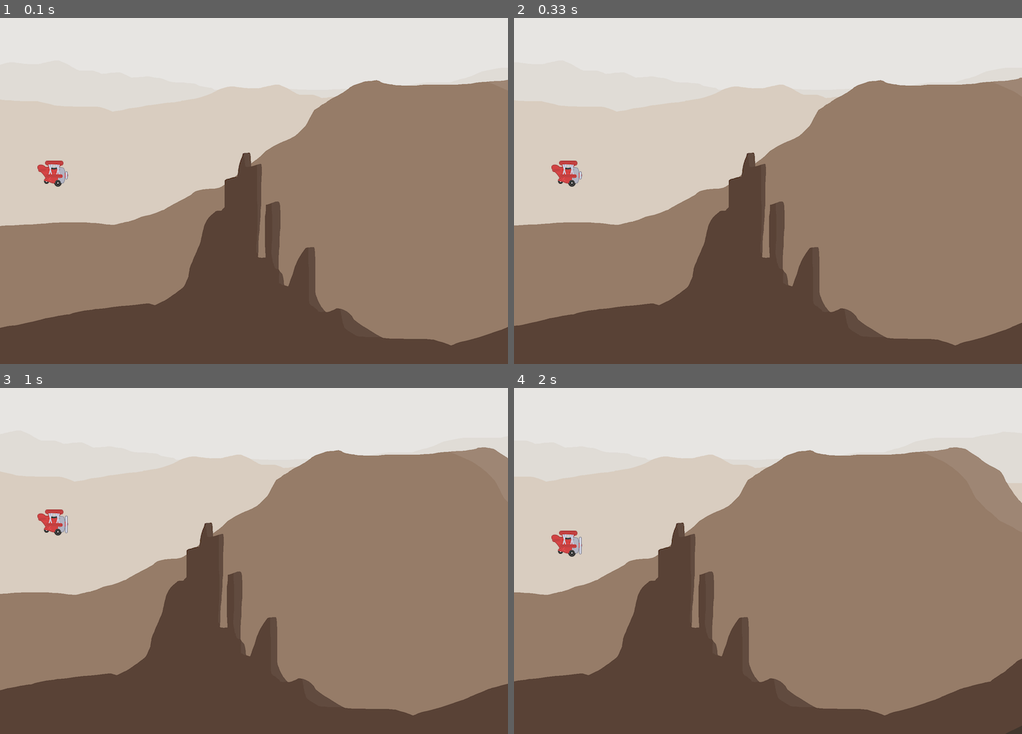
Above: before the commit, frames 1-4 (two rows, left to right).
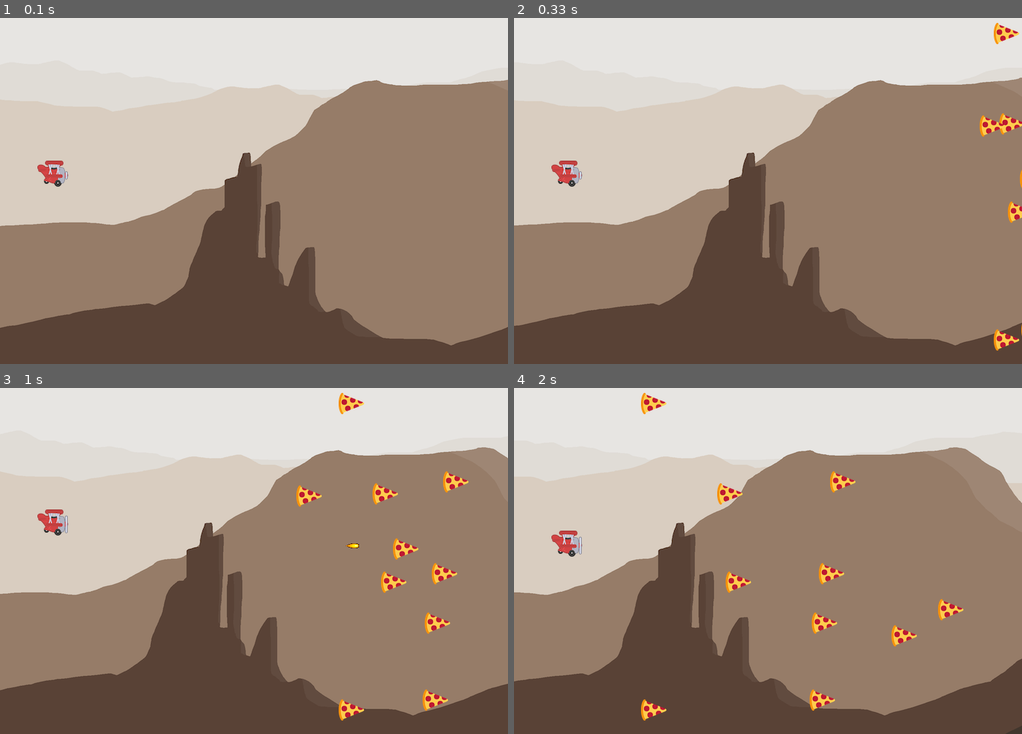
Above: after the commit, the same moments.

Repository: kantel/pygameprojects
Game: pygame game, started from pizzaplane/pizzaplane01.py
Two runs of this game, one before a commit and one after it. Both use one fixed random seed, a clock stepped at 60 frames per second and the inputs below.
Inputs:
- Up to frame 1 (0.1 s): no input
- Up to frame 2 (0.33 s): no input
- Up to frame 3 (1 s): hold Right 0.33-0.8 s; hold Up from 0.83 s (still down)
- Up to frame 4 (2 s): release Up at 1.13 s; hold Right 1.17-1.63 s; hold Down 1.67-1.97 s

Frame 1 is identical in both runs. In frame 2, 0.8% of the frame differs, in the area x 91-100%, y 1-97%; in frame 3, 1.7%, in the area x 58-93%, y 1-97%; in frame 4, 1.7%.

Commit message:
Update pizzaplane01.py

Diff:
--- a/pizzaplane/pizzaplane01.py
+++ b/pizzaplane/pizzaplane01.py
@@ -1,5 +1,6 @@
 import pygame
 from pygame.locals import *
+from random import randint
 import os
 import sys
 
@@ -9,10 +10,11 @@
 # Konstanten deklarieren
 WIDTH, HEIGHT = 720, 520
 BG_WIDTH = 1664
-TITLE = "Pizza Plane Stage 1"
+TITLE = "Pizza Plane Stage 2: Pizza, Pizza!"
 FPS = 60
 ANIM = 4 # Animation cycle
 UPDOWN = 3
+NO_ENEMIES = 10
 
 # Farben
 BG_COLOR = (231, 229, 226) # Wüstenhimmel
@@ -34,6 +36,45 @@
         self.rect.x = self.x
         if self.x <= -BG_WIDTH:
             self.x = BG_WIDTH
+
+class Missile(pygame.sprite.Sprite):
+
+    def __init__(self, _x, _y):
+        pygame.sprite.Sprite.__init__(self)
+        self.image = pygame.image.load(os.path.join(DATAPATH, "missile.png"))
+        self.rect = self.image.get_rect()
+        self.rect.x = _x
+        self.rect.y = _y
+        self.speed = 10
+
+    def update(self):
+        self.rect.x += self.speed
+        for enemy in enemies:
+            if pygame.sprite.collide_rect(enemy, self):
+                self.kill()
+                # enemy.kill()
+                e_x, e_y = enemy.rect.x, enemy.rect.y - 5
+                enemy.reset()
+                hit = Explosion(e_x, e_y)
+                all_sprites.add(hit)
+        if self.rect.x >= WIDTH + 20:
+            self.kill()
+
+class Explosion(pygame.sprite.Sprite):
+
+    def __init__(self, _x, _y):
+        pygame.sprite.Sprite.__init__(self)
+        self.image = pygame.image.load(os.path.join(DATAPATH, "explosion.png"))
+        self.rect = self.image.get_rect()
+        self.rect.x = _x
+        self.rect.y = _y
+        self.timer = 5
+
+    def update(self):
+        self.timer -= 1
+        if self.timer <= 0:
+            self.kill()
+
 
 class  Plane(pygame.sprite.Sprite):
 
@@ -51,6 +92,7 @@
         self.frame = 0
         self.ani = 20
         self.dir = "NONE"
+        self.firecount = 0
 
     def update(self):
         if self.dir == "NONE":
@@ -68,7 +110,36 @@
             self.frame += 1
             if self.frame > 2:
                 self.frame = 0
+        self.firecount -= 1
         self.image = self.images[self.frame]
+
+    def fire(self):
+        if self.firecount < 0:
+            missile = Missile(self.x + 15, self.y)
+            all_sprites.add(missile)
+            self.firecount = 15
+
+class Enemy(pygame.sprite.Sprite):
+
+    def __init__(self, _x, _y):
+        pygame.sprite.Sprite.__init__(self)
+        self.image = pygame.image.load(os.path.join(DATAPATH, "pizza.png"))
+        self.rect = self.image.get_rect()
+        self.rect.x = _x
+        self.rect.y = _y
+        self.speed = randint(3, 6)
+
+    def reset(self):
+        self.rect.x = WIDTH + randint(30, 100)
+        self.rect.y = randint(30, HEIGHT - 30)
+        self.speed = randint(3, 6)
+
+    def update(self):
+        self.rect.x -= self.speed
+        if self.rect.x < -30:
+            self.reset()
+
+
 
 # Pygame initialisieren und das Fenster und die Hintergrundfarbe festlegen
 clock = pygame.time.Clock()
@@ -82,12 +153,19 @@
 # Sprite-Gruppe(n)
 backs       = pygame.sprite.Group()
 all_sprites = pygame.sprite.Group()
+enemies     = pygame.sprite.Group()
 
 # Hintergrund
 back1 = Background(0, 0)
 back2 = Background(BG_WIDTH, 0)
 backs.add(back1)
 backs.add(back2)
+
+# Die Gegner
+for _ in range(NO_ENEMIES):
+    pizza = Enemy(WIDTH + randint(30, 100), randint(30, HEIGHT - 30))
+    all_sprites.add(pizza)
+    enemies.add(pizza)
 
 # Der rote Flieger
 plane = Plane()
@@ -112,6 +190,8 @@
                 plane.dir = "UP"
             elif event.key == pygame.K_DOWN:
                 plane.dir = "DOWN"
+            if event.key == pygame.K_RIGHT:
+                plane.fire()
 
         if event.type == pygame.KEYUP:
             plane.dir = "NONE"
